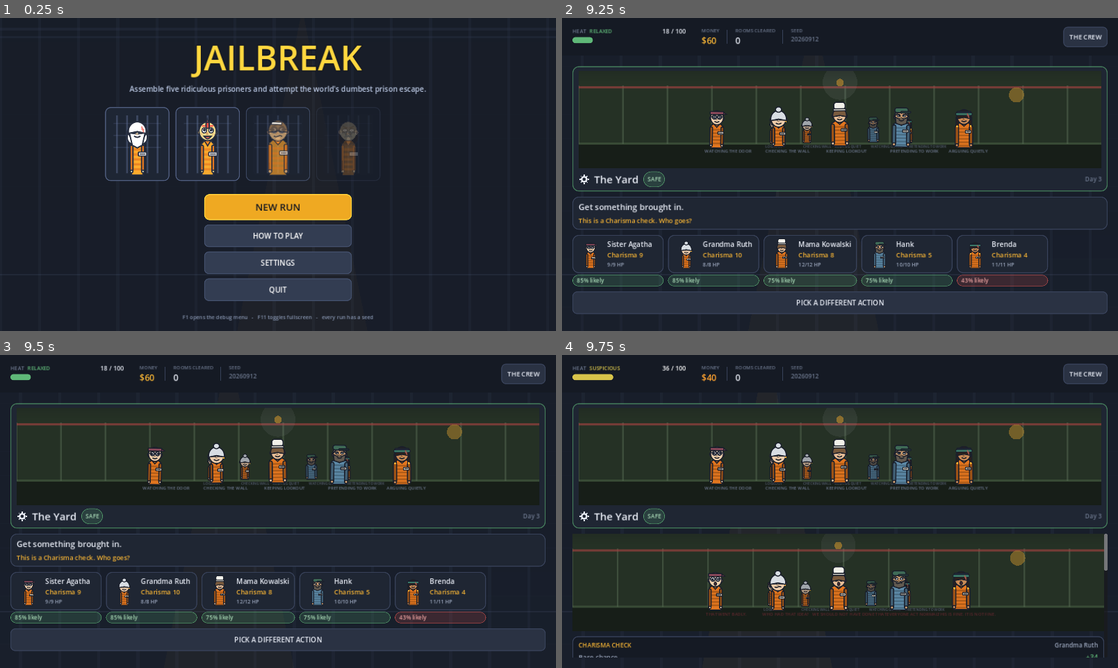
Above: before the commit, frames 1-4 (two rows, left to right).
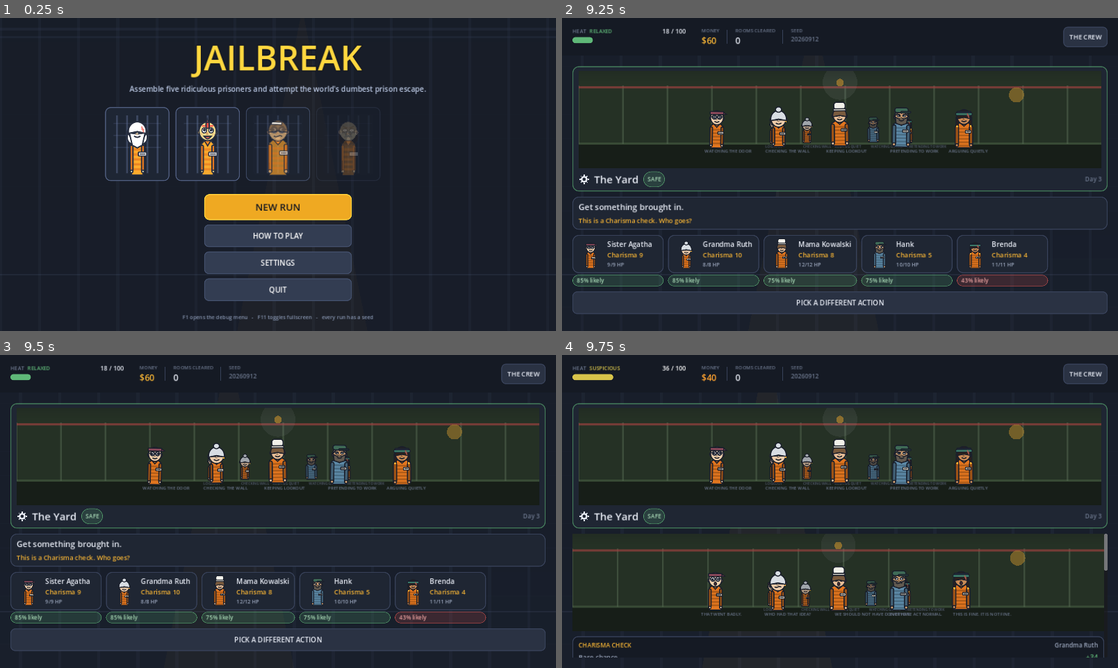
Above: after the commit, the same moments.

Repository: satyam-jha/jailbreak
Game: Godot game, scene res://tests/screen_smoke.tscn
Same seed, same stepped clock (60 frames per second), same inputs: the game is played once before the commit and once after it. This scene is started directly instead of the project's main scene.
Inputs (mouse positions are in pixels of both pictures, inside the frame that each line leads up to):
- Up to frame 1 (0.25 s): no input
- Up to frame 2 (9.25 s): click "NEW RUN" at 0.5 s; click "TAKE DR. NIBBLES" at 1.25 s; click "TAKE SISTER AGATHA" at 2 s; click "BACK" at 2.75 s; click "Show the maths behind every s…" at 3.5 s; click "Show the maths behind every s…" at 4.25 s; click "TAKE SISTER AGATHA" at 5 s; click "ENTER THE PRISON" at 5.75 s; click "THE CREW" at 6.5 s; click (706, 180) at 7.27 s; click (840, 321) at 8.02 s; click (617, 252) at 8.77 s
- Up to frame 3 (9.5 s): no input
- Up to frame 4 (9.75 s): click (712, 589) at 9.52 s

Frames 1-3 are identical in both runs. In frame 4, 0.3% of the frame differs, in the area x 25-81%, y 82-84%.

Commit message:
fix(ui): preload crew scene in encounter

Diff:
--- a/scripts/screens/encounter.gd
+++ b/scripts/screens/encounter.gd
@@ -2,6 +2,8 @@
 ## A room, an event, a choice, and the consequences.
 ## The UI keeps the crew visible during the decision and gives them a reaction
 ## beat after the outcome before the player continues.
+
+const CrewSceneScript = preload("res://scripts/ui/crew_scene.gd")
 
 enum State { CHOICES, ACTOR, RESULT }
 var _state: int = State.CHOICES
@@ -44,7 +46,7 @@
 	var box := UIKit.panel(Palette.PANEL, Palette.with_alpha(PrisonGenerator.path_color(path_type), 0.6), 14)
 	var v := UIKit.vbox(8)
 	box.add_child(v)
-	var crew_scene := CrewScene.new(str(room.get("id", "cell_block")), Game.party)
+	var crew_scene: Control = CrewSceneScript.new(str(room.get("id", "cell_block")), Game.party)
 	crew_scene.custom_minimum_size.y = 224
 	v.add_child(crew_scene)
 	var row := UIKit.hbox(10)
@@ -158,9 +160,14 @@
 	var outcome: Dictionary = _report.get("outcome", {})
 	var tier_color: Color = Palette.TEAL
 	if check != null: tier_color = (check as CheckResult).tier_color()
-	var reaction := CrewScene.new(str(_node_data.get("room_id", "cell_block")), Game.party); reaction.custom_minimum_size.y = 224; _body.add_child(reaction)
-	var mood := "success" if check == null or (check as CheckResult).tier in [CheckResult.Tier.CRIT_SUCCESS, CheckResult.Tier.SUCCESS] else "failure"
-	reaction.set_mood(mood)
+	var reaction: Control = CrewSceneScript.new(str(_node_data.get("room_id", "cell_block")), Game.party)
+	reaction.custom_minimum_size.y = 224
+	var reaction_mood := "success"
+	if check != null:
+		var result_check := check as CheckResult
+		reaction_mood = "success" if result_check.tier in [CheckResult.Tier.CRIT_SUCCESS, CheckResult.Tier.SUCCESS] else "failure"
+	reaction.set_mood(reaction_mood)
+	_body.add_child(reaction)
 	if check != null: _body.add_child(CheckPanel.new(check as CheckResult))
 	var story := UIKit.panel(Palette.PANEL, Palette.with_alpha(tier_color, 0.55), 14)
 	var sv := UIKit.vbox(8); story.add_child(sv)
